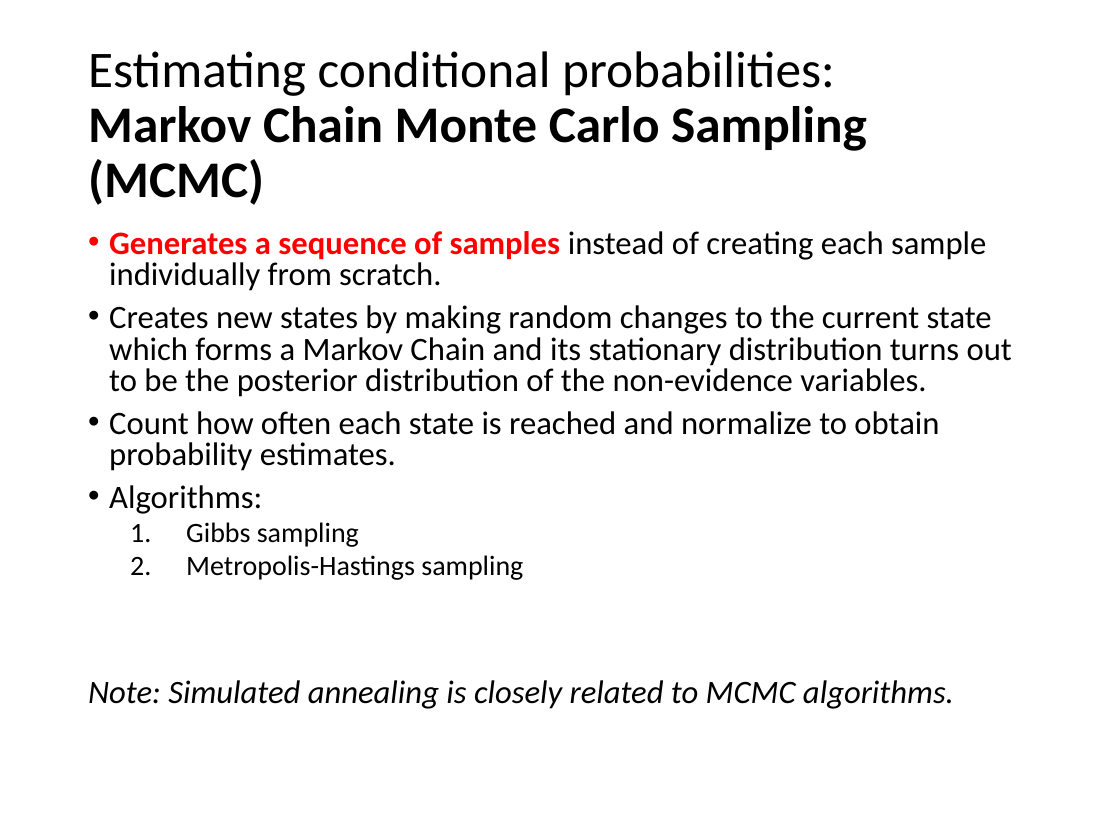
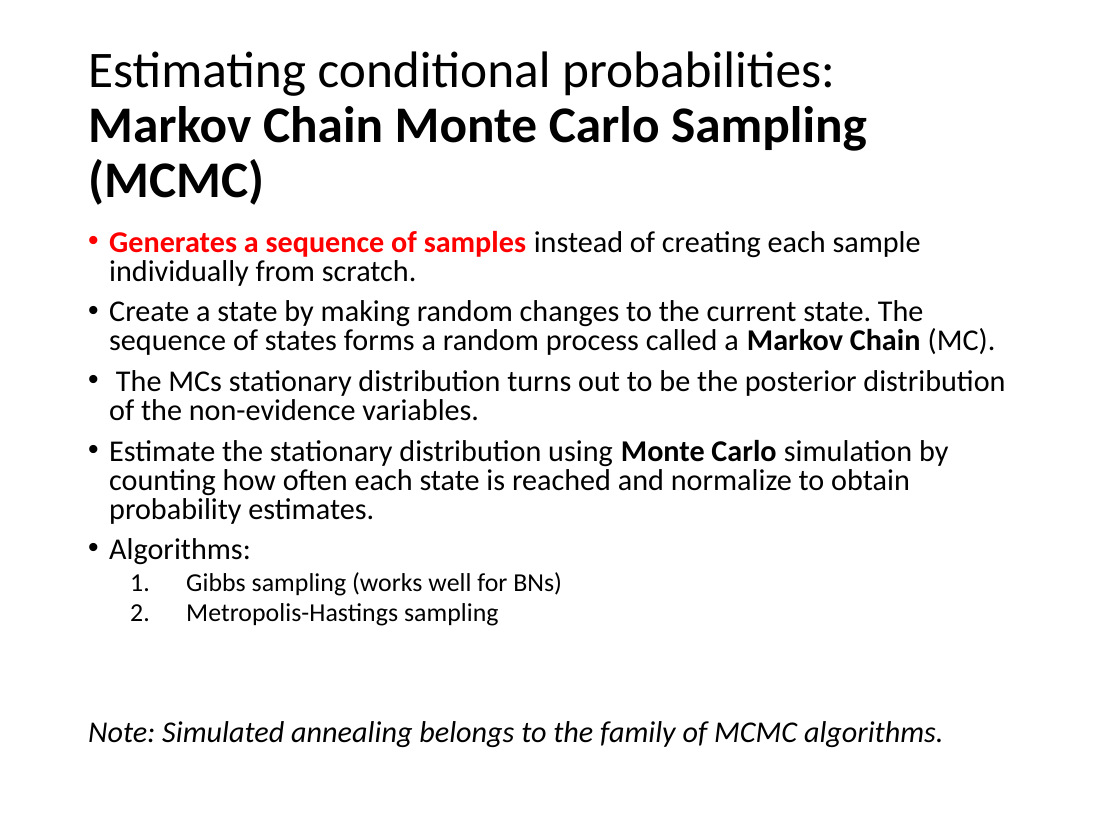
Before and after one commit to mhahsler/CS7320-AI, a slide deck: slide 37 of slides/13_bayes_nets.pptx. Drawn at 1120x840 pixels with LibreOffice and Linux fonts; fonts in the diff are those of the drawing. Boxes give left, top, right and bottom in pixels: in the first picture for what was removed or moved away, otherwise in the second. Text is boxed around its words. In the diff, an @@ line names an element or a change of style, - is before the commit and + after.

Commit message:
added Gibbs sampling.

```diff
--- a/slides/13_bayes_nets.pptx
+++ b/slides/13_bayes_nets.pptx
@@ text at (109,231,921,626): size 21 to 19.4 pt in "Generates a sequence of samples instead of ...", "Algorithms:"; size 18 to 16.6 pt in "Metropolis-Hastings sampling" @@
@@ text at (109,300,1005,524): text changed; size 21 to 19.4 pt @@
-• Creates new states by making random changes to the current state which forms a Markov Chain and its stationary distribution turns out to be the posterior distribution of the non-evidence variables.
-• Count how often each state is reached and normalize to obtain probability estimates.
+• Create a state by making random changes to the current state. The sequence of states forms a random process called a Markov Chain (MC).
+• The MCs stationary distribution turns out to be the posterior distribution of the non-evidence variables.
+• Estimate the stationary distribution using Monte Carlo simulation by counting how often each state is reached and normalize to obtain probability estimates.
@@ text at (186,572,562,596): text changed; size 18 to 16.6 pt @@
-  1. Gibbs sampling
+  1. Gibbs sampling (works well for BNs)
@@ text at (88,721,943,747): text changed; size 21 to 19.4 pt @@
-Note: Simulated annealing is closely related to MCMC algorithms.
+Note: Simulated annealing belongs to the family of MCMC algorithms.
```
Also in this commit, not shown: 5 other slides changed, 1 slide added, 1 other file.
